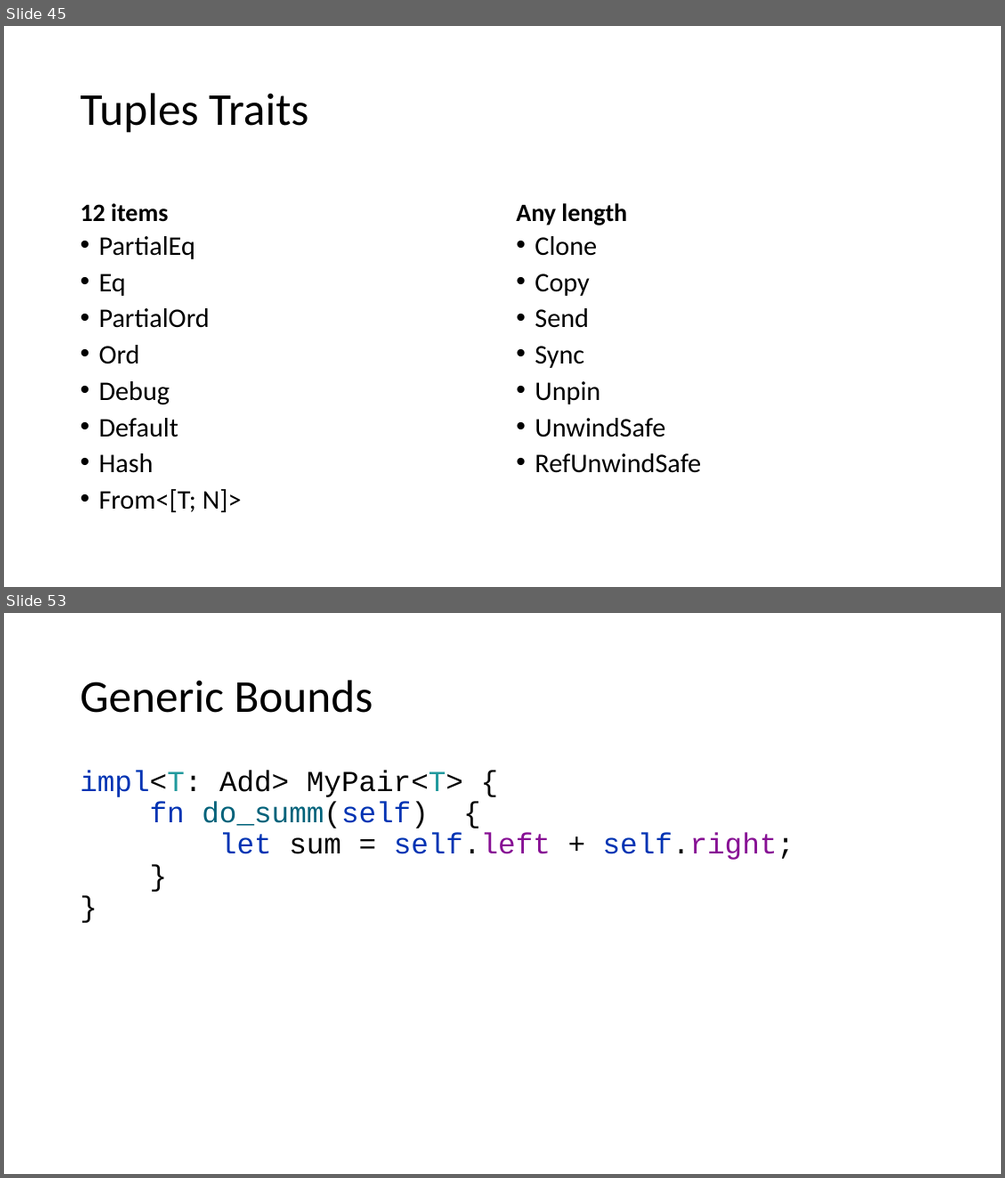
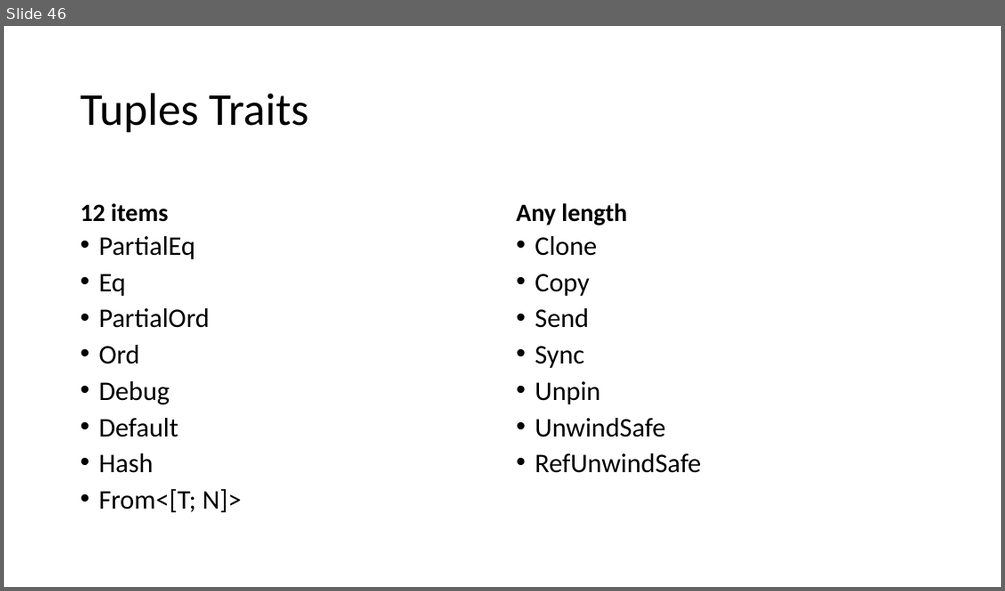
Before and after one commit to kugushev/course-rust-basics, a slide deck: pres/02-BuildingBlocks.pptx. Shown one above the other, each under a label of ours: slides 45 and 53 before the commit, slide 46 after it; the slides between them are not shown. The pictures are 1005x1178 and 1005x591 pixels, drawn with LibreOffice and Linux fonts; fonts in the diff are those of the drawing. Boxes give left, top, right and bottom in pixels: in the first picture for what was removed or moved away, otherwise in the second. Text is boxed around its words. In the diff, an @@ line names an element or a change of style, - is before the commit and + after.

```diff
--- a/pres/02-BuildingBlocks.pptx
+++ b/pres/02-BuildingBlocks.pptx
@@ slide 53 removed at <box>4,613,1001,1174</box>, background #FFFFFF @@
@@ title removed at <box>80,680,373,713</box> @@
-Generic Bounds
@@ text removed at <box>80,770,794,860</box> @@
-impl<T: Add> MyPair<T> {
-fn do_summ(self) {
-let sum = self.left + self.right;
-}
-}
@@ what was slide 45 is now slide 46 @@
```
Also in this commit, not shown: 2 slides changed, 1 slide added, 25 other slides removed, 1 other file.
